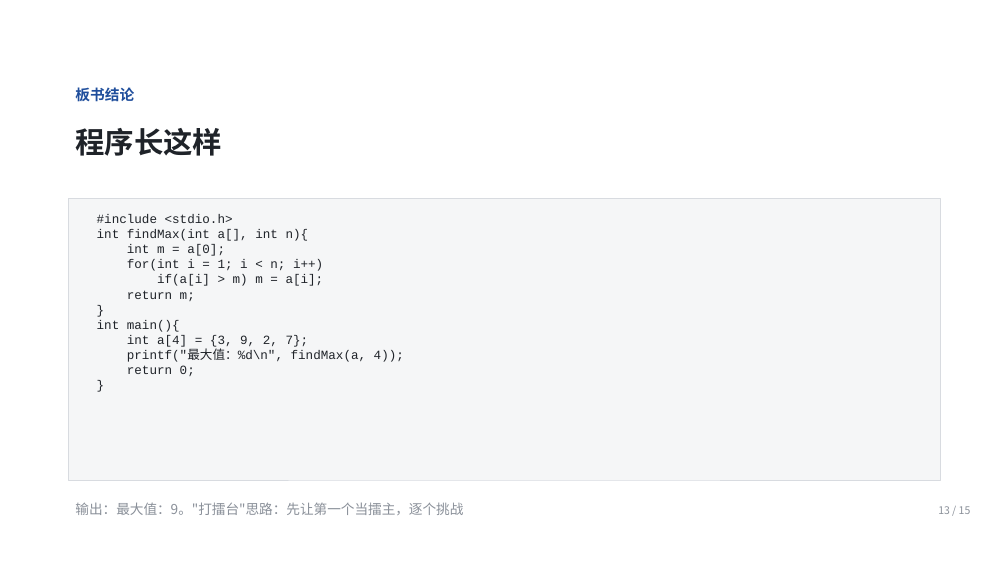
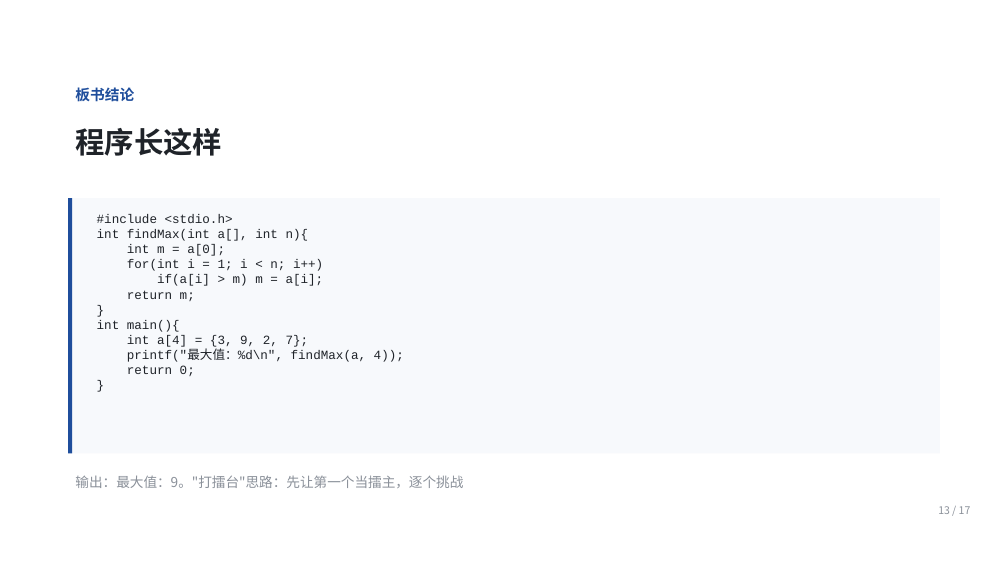
Before and after one commit to Ctrl1CandV/SpecialtyCourses, a slide deck: slide 13 of 课件/C1/C1-A-05/C1-A-05.pptx. Drawn at 1008x567 pixels with LibreOffice and Linux fonts; fonts in the diff are those of the drawing; background and template pictures are left out. Boxes give left, top, right and bottom in pixels: in the first picture for what was removed or moved away, otherwise in the second. Text is boxed around its words. In the diff, an @@ line names an element or a change of style, - is before the commit and + after.

```diff
--- a/课件/C1/C1-A-05/C1-A-05.pptx
+++ b/课件/C1/C1-A-05/C1-A-05.pptx
@@ rectangle: place and size @@
-rectangle at (68,198,940,480)
+rectangle at (68,198,940,454)
@@ rectangle at (68,198,940,454): fill #F5F6F7 to #F7F9FC; outline #D8DBE0 0.75 pt to none @@
@@ rectangle added at (68,198,73,454), fill #1F4E9C @@
@@ text "输出：最大值：9。"打擂台"思路：先让第一个当擂主，逐个挑战": place and size @@
-text "输出：最大值：9。"打擂台"思路：先让第一个当擂主，逐个挑战" at (75,502,463,515)
+text "输出：最大值：9。"打擂台"思路：先让第一个当擂主，逐个挑战" at (75,475,463,488)
@@ text at (938,506,971,514): text changed @@
-13 / 15
+13 / 17
```
Also in this commit, not shown: 14 other slides changed, 2 slides added, 14 other files.
